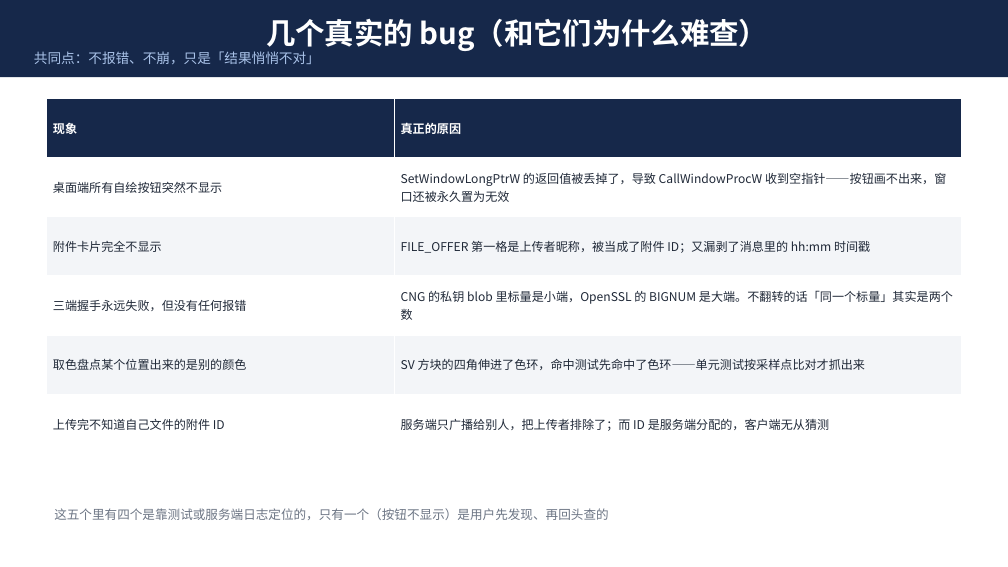
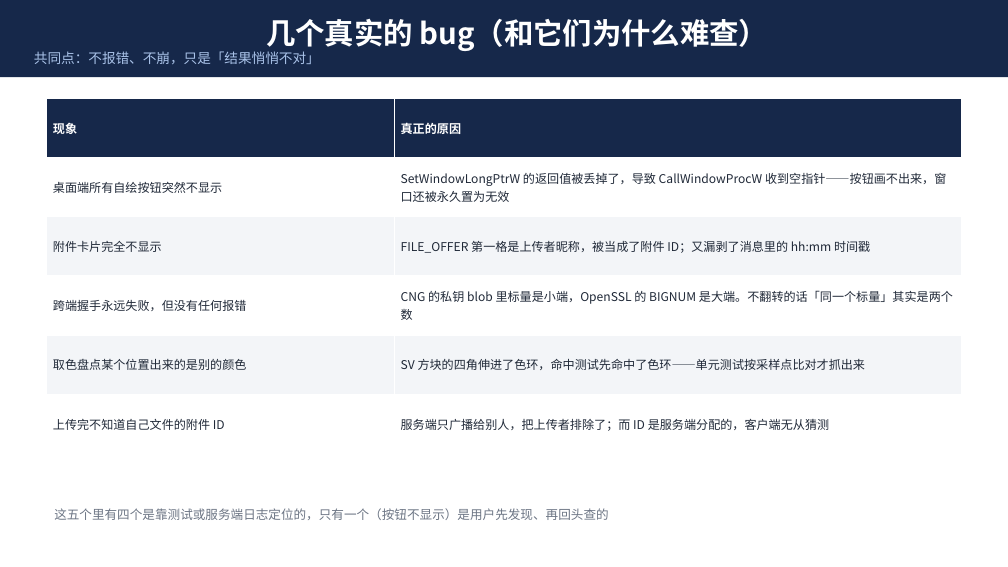
Before and after one commit to dongfang20101113/DChat, a slide deck: slide 23 of dchat-项目介绍.pptx. Drawn at 1008x567 pixels with LibreOffice and Linux fonts; fonts in the diff are those of the drawing. Boxes give left, top, right and bottom in pixels: in the first picture for what was removed or moved away, otherwise in the second. Text is boxed around its words. In the diff, an @@ line names an element or a change of style, - is before the commit and + after.

```diff
--- a/dchat-项目介绍.pptx
+++ b/dchat-项目介绍.pptx
@@ table at [47, 98, 962, 454] @@
-row 4, column 1: 三端握手永远失败，但没有任何报错
+row 4, column 1: 跨端握手永远失败，但没有任何报错
```
Also in this commit, not shown: 13 other slides changed, 4 other files.
